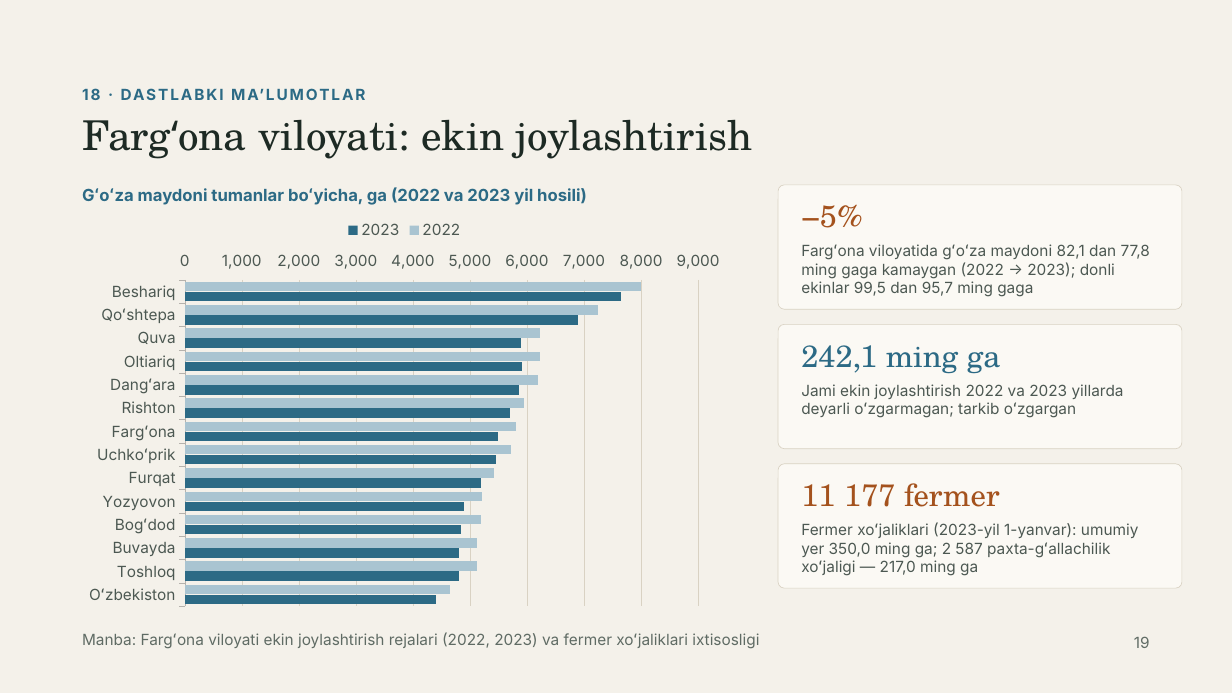
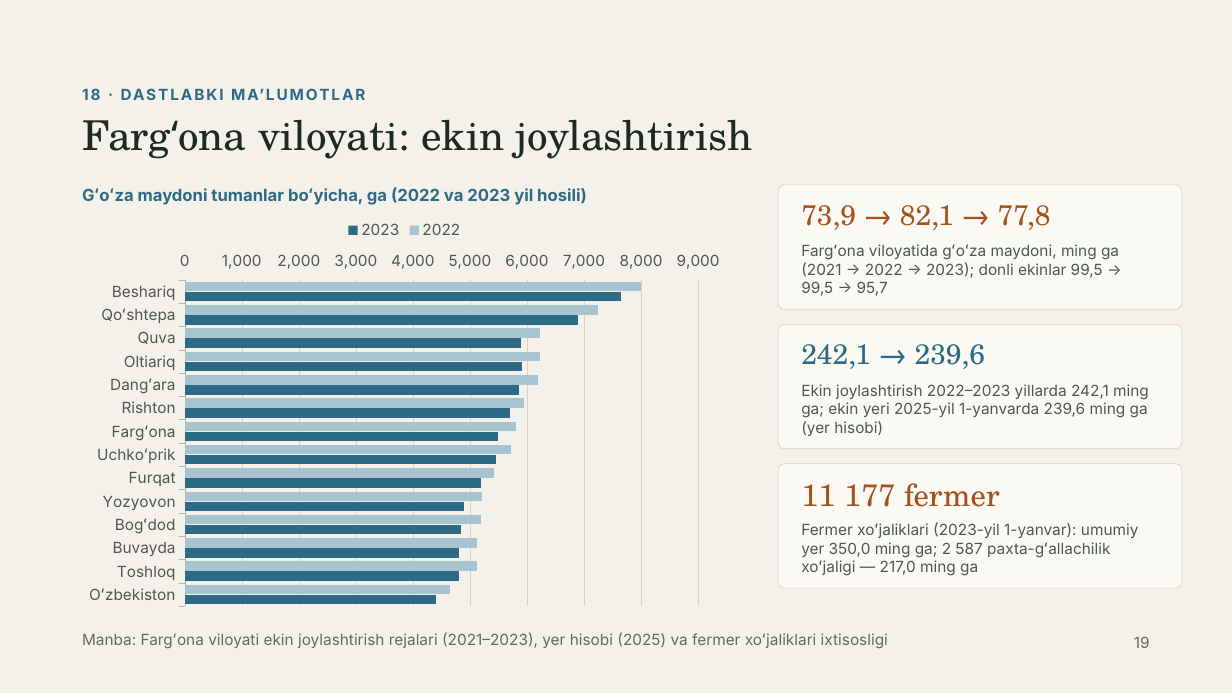
Before and after one commit to Rasuljon007/mirzohid-loyiha, a slide deck: slide 19 of Garbiy_Farg_ona_tuproqlari_GAT_asosida_bashoratlash.pptx. Drawn at 1232x693 pixels with LibreOffice and Linux fonts; fonts in the diff are those of the drawing. Boxes give left, top, right and bottom in pixels: in the first picture for what was removed or moved away, otherwise in the second. Text is boxed around its words. In the diff, an @@ line names an element or a change of style, - is before the commit and + after.

```diff
--- a/Garbiy_Farg_ona_tuproqlari_GAT_asosida_bashoratlash.pptx
+++ b/Garbiy_Farg_ona_tuproqlari_GAT_asosida_bashoratlash.pptx
@@ text at (801,205,1051,230): text changed; size 24 to 22 pt @@
-−5%
+73,9 → 82,1 → 77,8
@@ text at (801,244,1119,296): text changed @@
-Fargʻona viloyatida gʻoʻza maydoni 82,1 dan 77,8 ming gaga kamaygan (2022 → 2023); donli ekinlar 99,5 dan 95,7 ming gaga
+Fargʻona viloyatida gʻoʻza maydoni, ming ga (2021 → 2022 → 2023); donli ekinlar 99,5 → 99,5 → 95,7
@@ text at (801,344,986,369): text changed; size 24 to 22 pt @@
-242,1 ming ga
+242,1 → 239,6
@@ text at (801,384,1149,436): text changed @@
-Jami ekin joylashtirish 2022 va 2023 yillarda deyarli oʻzgarmagan; tarkib oʻzgargan
+Ekin joylashtirish 2022–2023 yillarda 242,1 ming ga; ekin yeri 2025-yil 1-yanvarda 239,6 ming ga (yer hisobi)
@@ text at (82,632,888,649): text changed @@
-Manba: Fargʻona viloyati ekin joylashtirish rejalari (2022, 2023) va fermer xoʻjaliklari ixtisosligi
+Manba: Fargʻona viloyati ekin joylashtirish rejalari (2021–2023), yer hisobi (2025) va fermer xoʻjaliklari ixtisosligi
```
